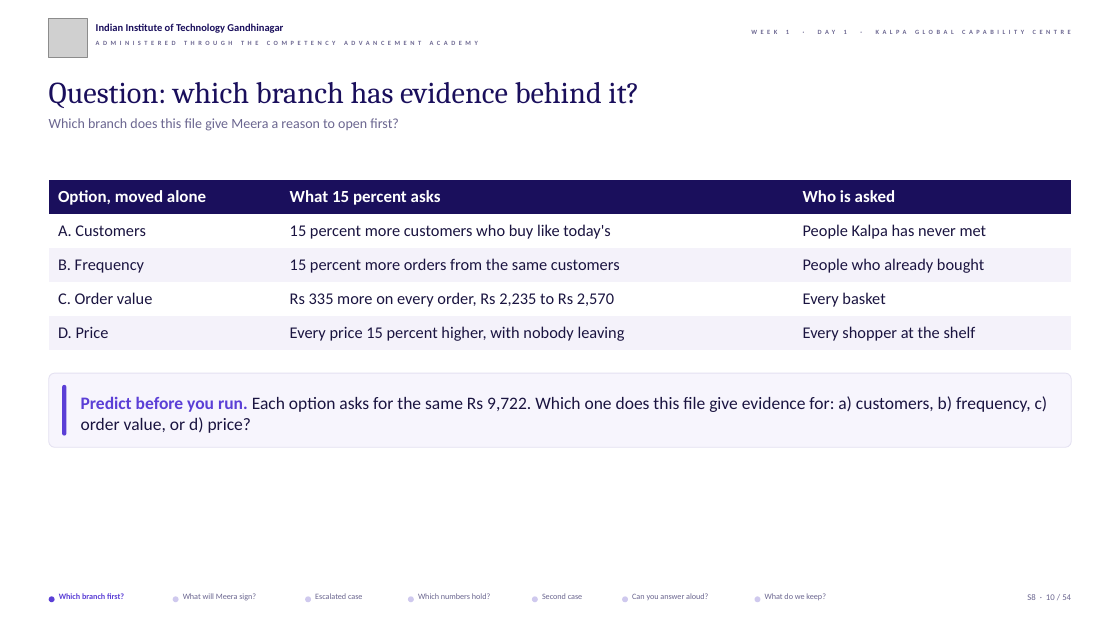
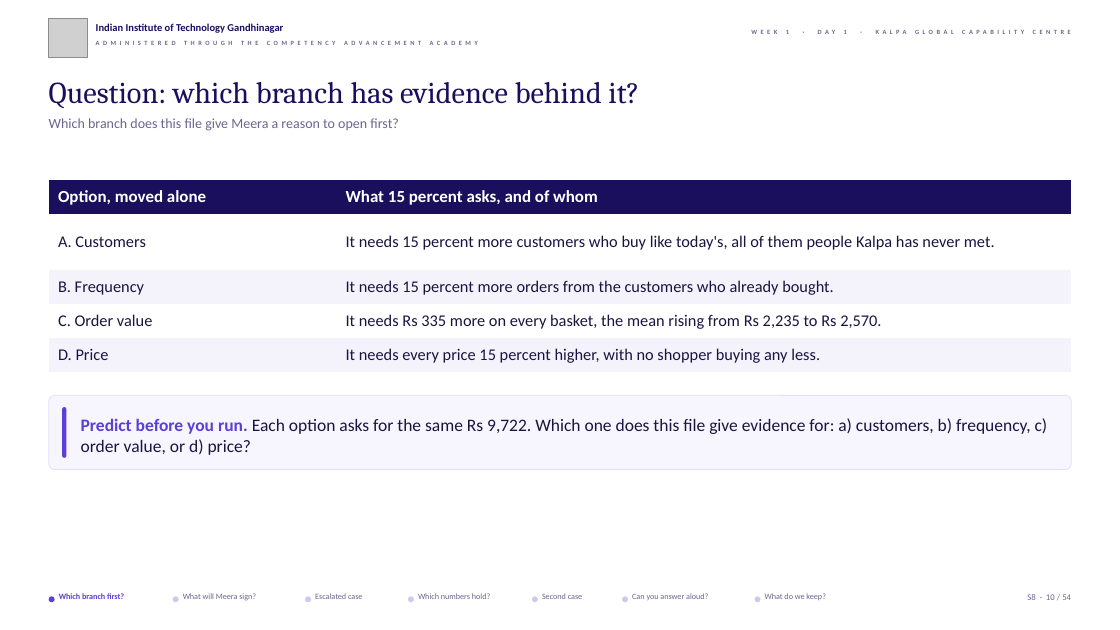
Before and after one commit to fde-academy-lab/c2-content-factory, a slide deck: slide 10 of content/W01/D1/slides/C2_W01_D01_half2_STUDENT.pptx. Drawn at 1120x630 pixels with LibreOffice and Linux fonts; fonts in the diff are those of the drawing; grey boxes stand for pictures; background and template pictures are left out. Boxes give left, top, right and bottom in pixels: in the first picture for what was removed or moved away, otherwise in the second. Text is boxed around its words. In the diff, an @@ line names an element or a change of style, - is before the commit and + after.

```diff
--- a/content/W01/D1/slides/C2_W01_D01_half2_STUDENT.pptx
+++ b/content/W01/D1/slides/C2_W01_D01_half2_STUDENT.pptx
@@ table at bbox=[49, 180, 1071, 372] @@
-column 2: What 15 percent asks | 15 percent more customers who buy like today's | 15 percent more orders from the same customers | Rs 335 more on every order, Rs 2,235 to Rs 2,570 | Every price 15 percent higher, with nobody leaving
-column 3: Who is asked | People Kalpa has never met | People who already bought | Every basket | Every shopper at the shelf
+column 2: What 15 percent asks, and of whom | It needs 15 percent more customers who buy like today's, all of them people Kalpa has never met. | It needs 15 percent more orders from the customers who already bought. | It needs Rs 335 more on every basket, the mean rising from Rs 2,235 to Rs 2,570. | It needs every price 15 percent higher, with no shopper buying any less.
@@ 2 rounded rectangles, 1 text: place and size @@
-2 rounded rectangles, 1 text at bbox=[49, 373, 1071, 447]
+2 rounded rectangles, 1 text at bbox=[49, 396, 1071, 470]
```
Also in this commit, not shown: 18 other slides changed, 32 other files.
